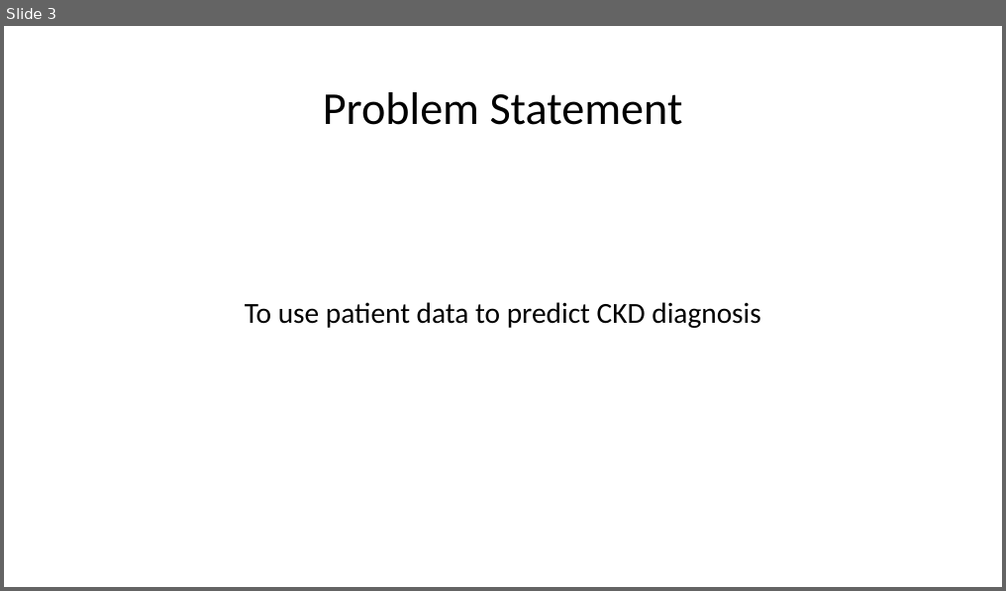
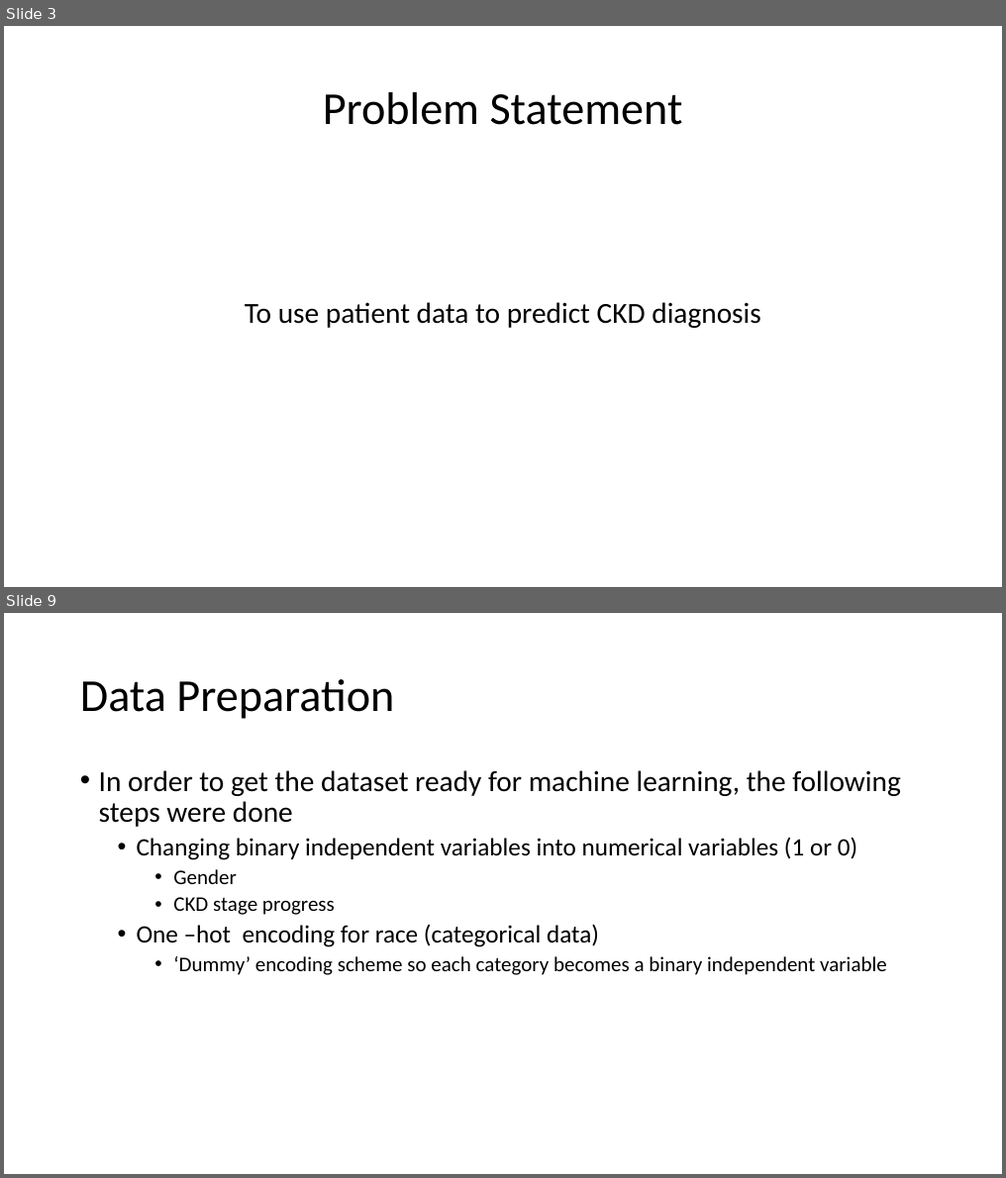
Before and after one commit to choikwun/ckd_assignment, a slide deck: ckd_presentation.pptx. Shown one above the other, each under a label of ours: slide 3 before the commit, slides 3 and 9 after it; the slides between them are not shown. The pictures are 1006x591 and 1006x1178 pixels, drawn with LibreOffice and Linux fonts; fonts in the diff are those of the drawing. Boxes give left, top, right and bottom in pixels: in the first picture for what was removed or moved away, otherwise in the second. Text is boxed around its words. In the diff, an @@ line names an element or a change of style, - is before the commit and + after.

Commit message:
clean up code and add more material into presentation

```diff
--- a/ckd_presentation.pptx
+++ b/ckd_presentation.pptx
@@ slide 9 added at (4, 613, 1002, 1174), background #FFFFFF @@
@@ title added at (80, 679, 394, 719), 44 pt, text #000000 @@
+Data Preparation
@@ text added at (99, 770, 901, 975), 24 pt, text #000000 @@
+• In order to get the dataset ready for machine learning, the following steps were done
+  • Changing binary independent variables into numerical variables (1 or 0)
+    • Gender
+    • CKD stage progress
+  • One –hot encoding for race (categorical data)
+    • ‘Dummy’ encoding scheme so each category becomes a binary independent variable
```
Also in this commit, not shown: 2 slides changed, 5 other slides added, 1 other file.
